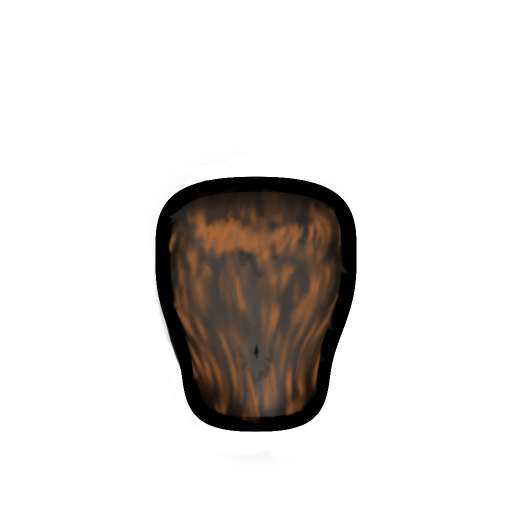
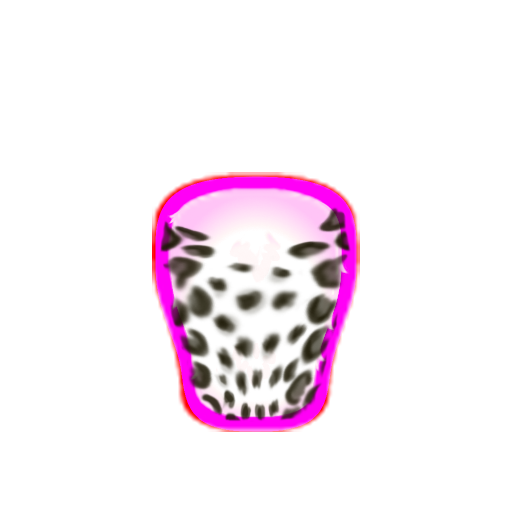
Layered file, before and after one edit (512px x 512px). Changes by layer:
showed "Leopard", blend multiply → normal, moved it above "MottledAccent", painted on it over left=159, top=206, right=357, bottom=431
hid "MottledAccent" over left=167, top=184, right=342, bottom=424
hid "MottledFill", blend multiply → normal, painted on it over left=148, top=159, right=360, bottom=467
"Tufts_Male_south": blend normal → lighten over left=155, top=176, right=357, bottom=432
showed "Naked_Male_south" over left=152, top=172, right=360, bottom=432